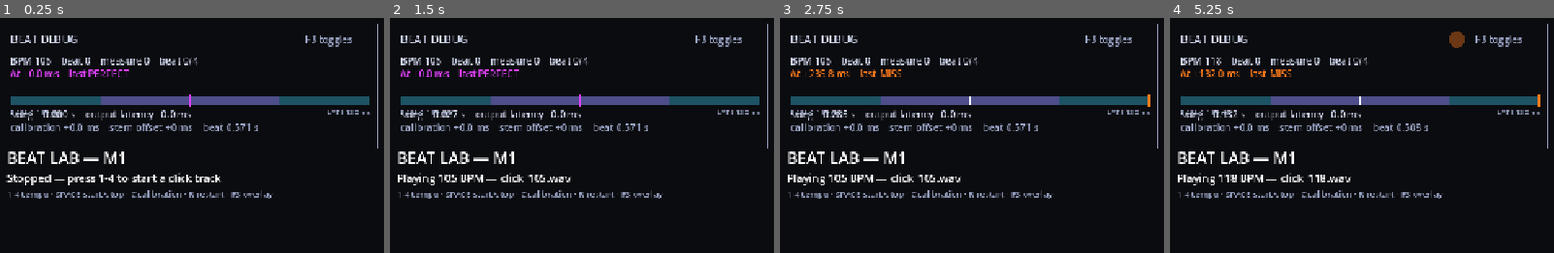
Above: before the commit, frames 1-4 (left to right).
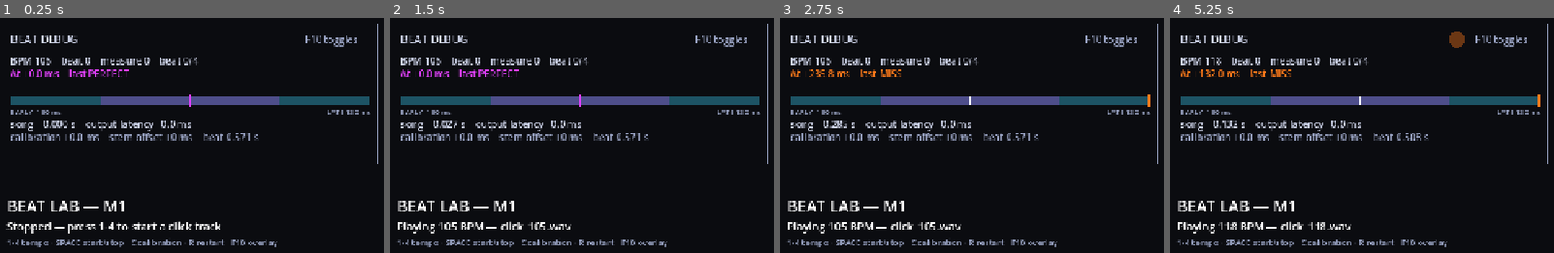
Above: after the commit, the same moments.

Repository: jcv-dev/cosmic-spin-cycle
Game: Godot game, scene res://scenes/dev/BeatLab.tscn
The game is run twice, just before and just after one commit, with the same random seed, the same clock (stepped at 60 frames per second) and the same inputs. This scene is started directly instead of the project's main scene.
Inputs (mouse positions are in pixels of both pictures, inside the frame that each line leads up to):
- Up to frame 1 (0.25 s): no input
- Up to frame 2 (1.5 s): tap Enter at 0.5 s; move the mouse to (outside the picture) at 0.52 s; hold D (move_right) 0.53-1.25 s; hold Space (grab_throw) 0.53-1.25 s; click (outside the picture) at 0.67 s; drag from (outside the picture) to (outside the picture) at 1.27 s
- Up to frame 3 (2.75 s): move the mouse to (outside the picture) at 2.02 s; hold D (move_right) from 2.03 s (still down); tap Alt at 2.1 s
- Up to frame 4 (5.25 s): release D (move_right) at 2.75 s; drag from (outside the picture) to (1315, 166) at 2.77 s; move the mouse to (outside the picture) at 3.52 s; hold A (move_left) 3.53-4.25 s; tap R at 3.6 s; tap F1 (debug_f1) at 4.15 s; drag from (1315, 166) to (1434, 123) at 4.27 s; move the mouse to (outside the picture) at 5.02 s; hold S (move_down) from 5.03 s (still down); tap 2 at 5.1 s; click (outside the picture) at 5.17 s

The runs differ from the first frame. In frame 1, 8.3% of the frame differs, in the area x 1-99%, y 7-98%; in frame 2, 7.9%; in frame 3, 7.9%; in frame 4, 8.0%.

Commit message:
fix(ui): debug overlay spacing and BeatLab layout below the panel

Diff:
--- a/scenes/dev/BeatLab.tscn
+++ b/scenes/dev/BeatLab.tscn
@@ -25,7 +25,7 @@
 [node name="TitleLabel" type="Label" parent="."]
 layout_mode = 0
 offset_left = 24.0
-offset_top = 220.0
+offset_top = 300.0
 offset_right = 700.0
 offset_bottom = 252.0
 theme_override_font_sizes/font_size = 26
@@ -35,7 +35,7 @@
 unique_name_in_owner = true
 layout_mode = 0
 offset_left = 24.0
-offset_top = 258.0
+offset_top = 338.0
 offset_right = 900.0
 offset_bottom = 282.0
 theme_override_font_sizes/font_size = 18
@@ -44,12 +44,12 @@
 [node name="HintLabel" type="Label" parent="."]
 layout_mode = 0
 offset_left = 24.0
-offset_top = 288.0
+offset_top = 368.0
 offset_right = 900.0
 offset_bottom = 306.0
 theme_override_font_sizes/font_size = 14
 theme_override_colors/font_color = Color(0.603922, 0.643137, 0.768627, 1)
-text = "1-4 tempo · SPACE start/stop · C calibration · R restart · F3 overlay"
+text = "1-4 tempo · SPACE start/stop · C calibration · R restart · F10 overlay"
 
 [node name="DebugOverlay" parent="." instance=ExtResource("2_overlay")]
 unique_name_in_owner = true
--- a/scripts/ui/BeatLab.gd
+++ b/scripts/ui/BeatLab.gd
@@ -8,7 +8,7 @@
 
 const BPM_KEYS: Array[int] = [KEY_1, KEY_2, KEY_3, KEY_4]
 const STATUS_IDLE := "Stopped — press 1-4 to start a click track"
-const HINT_TEXT := "1-4 tempo · SPACE start/stop · C calibration · R restart · F3 overlay"
+const HINT_TEXT := "1-4 tempo · SPACE start/stop · C calibration · R restart · F10 overlay"
 
 var _bpm := Config.PHASE_BPM[0]
 var _was_playing_before_calibration := false
--- a/scripts/ui/DebugOverlay.gd
+++ b/scripts/ui/DebugOverlay.gd
@@ -21,7 +21,7 @@
 const LATE_TEXT := "LATE"
 
 const PANEL_POSITION := Vector2(16.0, 16.0)
-const PANEL_SIZE := Vector2(620.0, 206.0)
+const PANEL_SIZE := Vector2(620.0, 232.0)
 const PADDING := 14.0
 const BAR_HEIGHT := 14.0
 const BAR_WIDTH := 592.0
@@ -152,7 +152,7 @@
 	draw_string(
 		font,
 		Vector2(PANEL_POSITION.x + PANEL_SIZE.x - 120.0, y),
-		"F3 toggles",
+		"F10 toggles",
 		HORIZONTAL_ALIGNMENT_LEFT,
 		-1,
 		TEXT_SIZE,
@@ -207,7 +207,7 @@
 	y += LINE_GAP * 1.4
 	_draw_window_bar(Vector2(x, y), grade)
 
-	y += BAR_HEIGHT + LINE_GAP
+	y += BAR_HEIGHT + LINE_GAP + 16.0
 	draw_string(
 		font,
 		Vector2(x, y),
